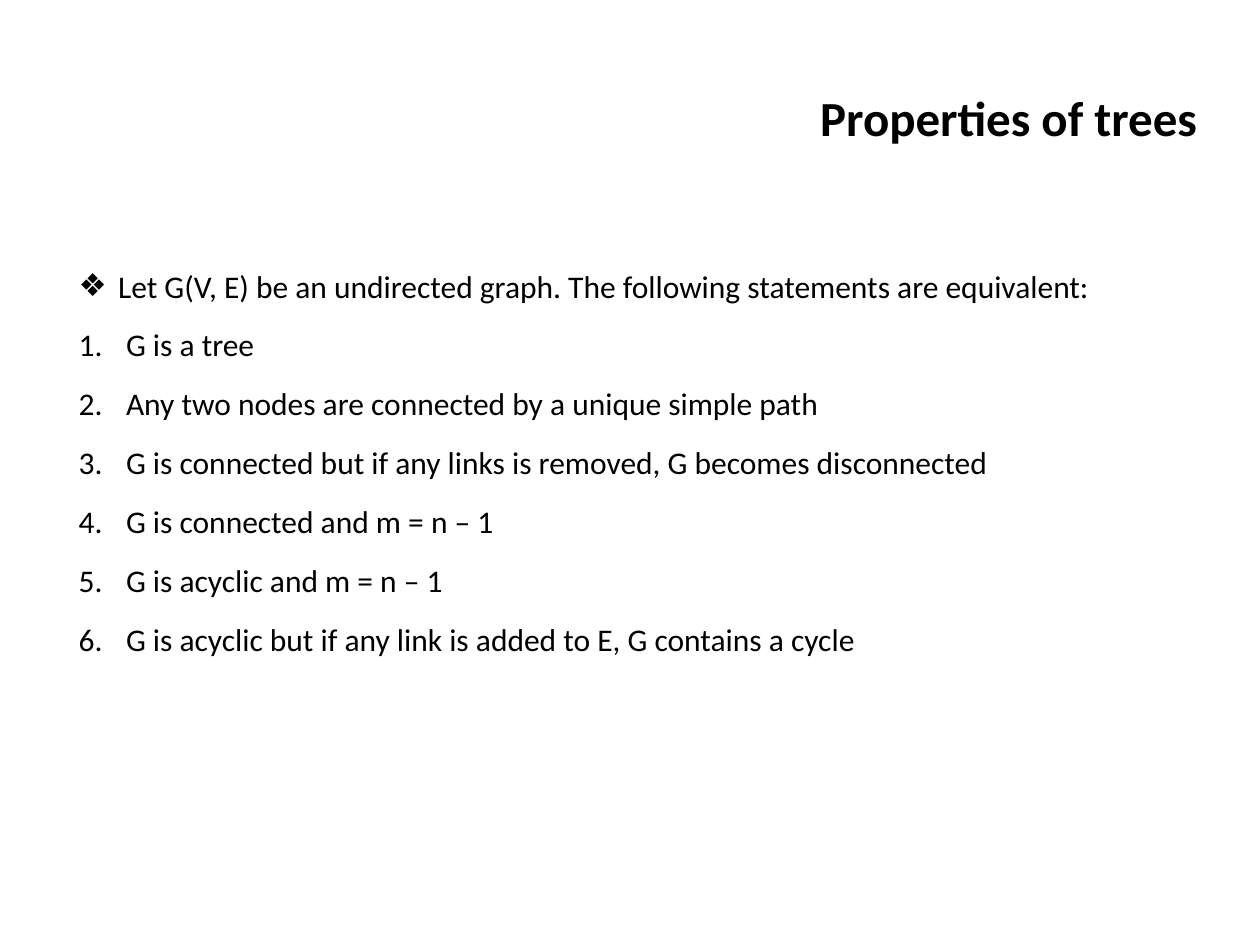
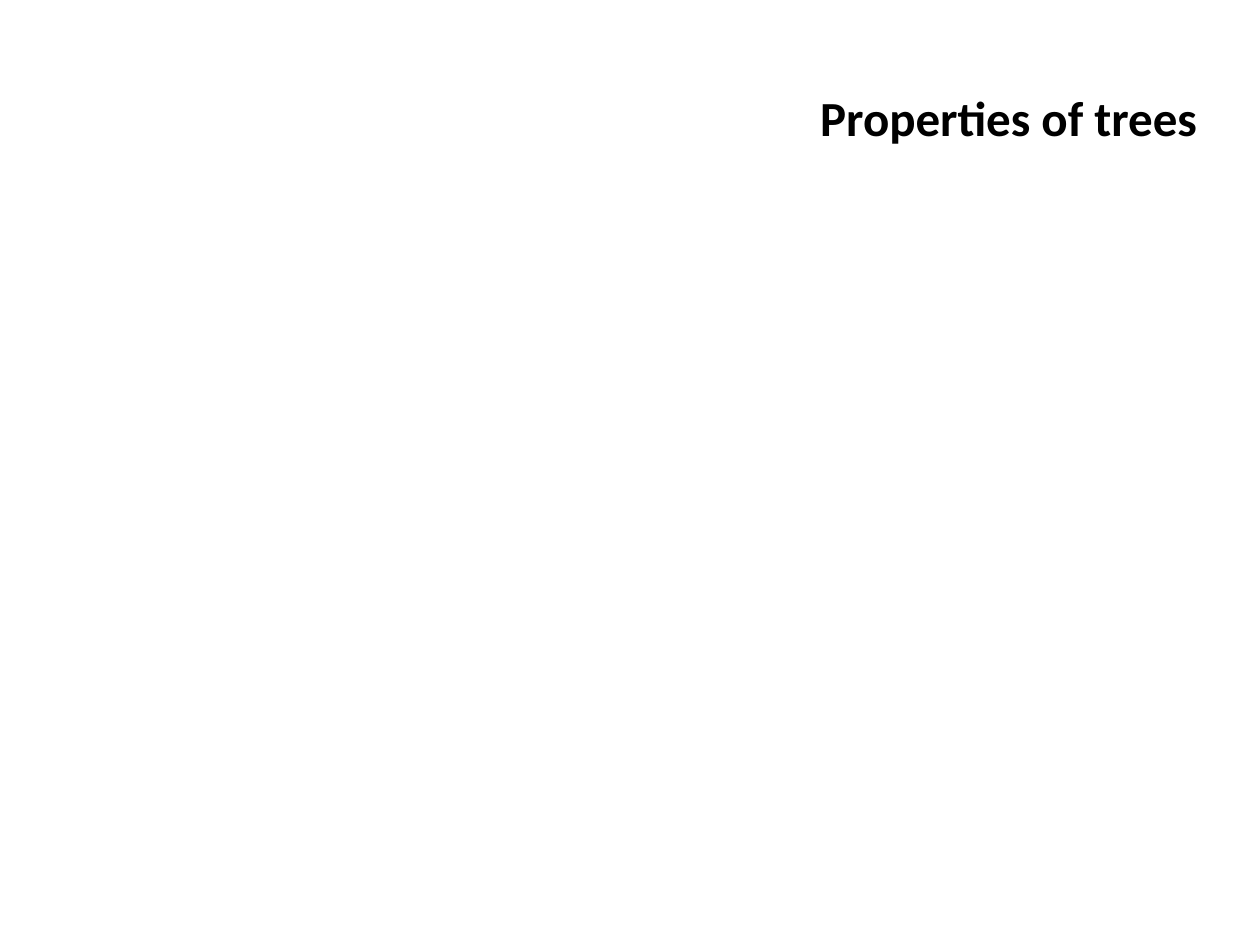
Before and after one commit to ifromm/dsa, a slide deck: slide 18 of slides/unit_6_trees.pptx. Drawn at 1260x945 pixels with LibreOffice and Linux fonts; fonts in the diff are those of the drawing; grey boxes stand for pictures; background and template pictures are left out. Boxes give left, top, right and bottom in pixels: in the first picture for what was removed or moved away, otherwise in the second. Text is boxed around its words. In the diff, an @@ line names an element or a change of style, - is before the commit and + after.

```diff
--- a/slides/unit_6_trees.pptx
+++ b/slides/unit_6_trees.pptx
@@ text removed at [118,275,1089,656] @@
-❖ Let G(V, E) be an undirected graph. The following statements are equivalent:
-1. G is a tree
-2. Any two nodes are connected by a unique simple path
-3. G is connected but if any links is removed, G becomes disconnected
-4. G is connected and m = n – 1
-5. G is acyclic and m = n – 1
-6. G is acyclic but if any link is added to E, G contains a cycle
```
Also in this commit, not shown: 14 other slides changed, 2 other files.
